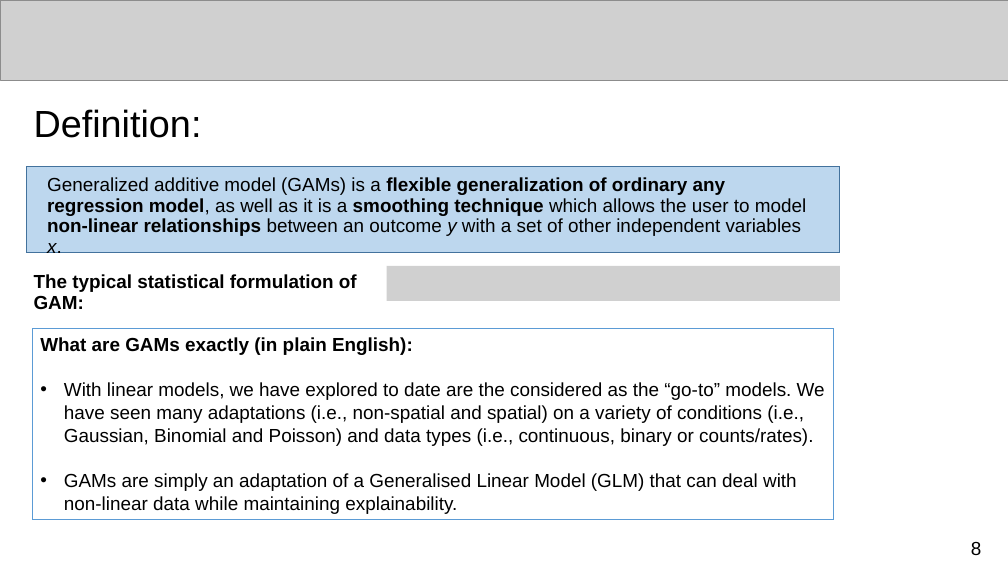
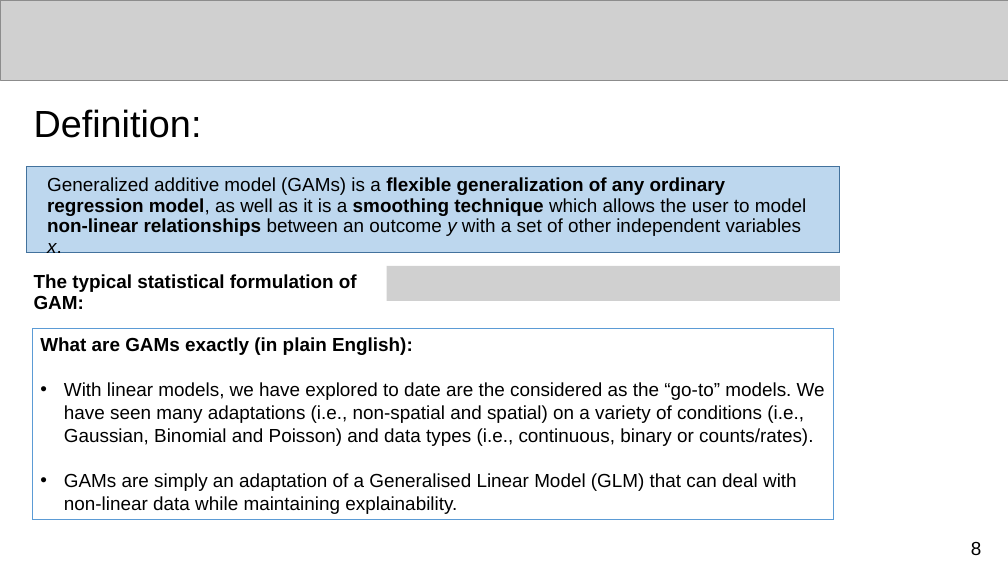
Before and after one commit to UCLPG-MSC-SGDS/GEOG0125, a slide deck: slide 8 of Lecture_notes_ppt/GEOG0125 Week 3 Lecture - Bayesian GAMs.pptx. Drawn at 1008x567 pixels with LibreOffice and Linux fonts; fonts in the diff are those of the drawing; grey boxes stand for pictures. Boxes give left, top, right and bottom in pixels: in the first picture for what was removed or moved away, otherwise in the second. Text is boxed around its words. In the diff, an @@ line names an element or a change of style, - is before the commit and + after.

```diff
--- a/Lecture_notes_ppt/GEOG0125 Week 3 Lecture - Bayesian GAMs.pptx
+++ b/Lecture_notes_ppt/GEOG0125 Week 3 Lecture - Bayesian GAMs.pptx
@@ text at [47,177,806,236]: text changed @@
-Generalized additive model (GAMs) is a flexible generalization of ordinary any regression model, as well as it is a smoothing technique which allows the user to model non-linear relationships between an outcome y with a set of other independent variables x.
+Generalized additive model (GAMs) is a flexible generalization of any ordinary regression model, as well as it is a smoothing technique which allows the user to model non-linear relationships between an outcome y with a set of other independent variables x.
```
Also in this commit, not shown: 6 other slides changed, 2 slides added, 6 other files.
